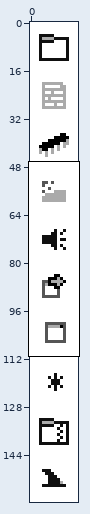
Sprite sheet -- assets/menu/icons/16mono.png. The first picture is a wide view before the edit; the outline marks the close-up.
Close-up. Before the edit:
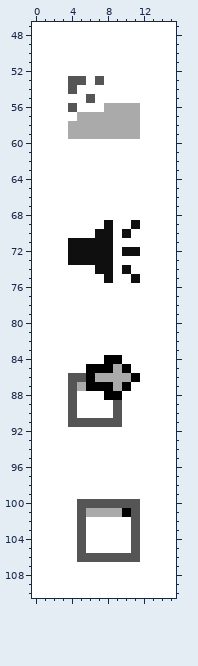
The file is 16x160 pixels. Shown: x 0..15, y 47..110.
After the commit:
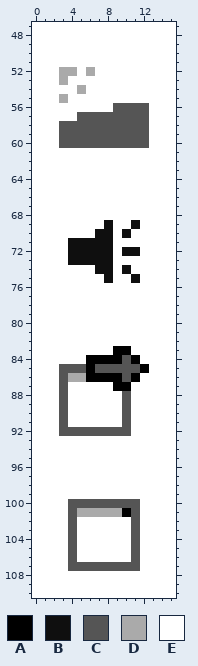
Palette (. is transparent): A #000000  B #0f0f0f  C #555555  D #aaaaaa  E #ffffff
The edit:
@@ x 0..15 @@
  51 EEEEEEEEEEEEEEEE
- 52 EEEEEEEEEEEEEEEE
- 53 EEEECCECEEEEEEEE
- 54 EEEECEEEEEEEEEEE
- 55 EEEEEECEEEEEEEEE
- 56 EEEECEEEDDDDEEEE
- 57 EEEEEDDDDDDDEEEE
- 58 EEEEDDDDDDDDEEEE
- 59 EEEEDDDDDDDDEEEE
- 60 EEEEEEEEEEEEEEEE
+ 52 EEEDDEDEEEEEEEEE
+ 53 EEEDEEEEEEEEEEEE
+ 54 EEEEEDEEEEEEEEEE
+ 55 EEEDEEEEEEEEEEEE
+ 56 EEEEEEEEECCCCEEE
+ 57 EEEEECCCCCCCCEEE
+ 58 EEECCCCCCCCCCEEE
+ 59 EEECCCCCCCCCCEEE
+ 60 EEECCCCCCCCCCEEE
  61 EEEEEEEEEEEEEEEE
@@ x 0..15 @@
  82 EEEEEEEEEEEEEEEE
- 83 EEEEEEEEEEEEEEEE
- 84 EEEEEEEEAAEEEEEE
- 85 EEEEEEAAADAEEEEE
- 86 EEEECCADDDDAEEEE
- 87 EEEECDAAADAEEEEE
- 88 EEEECEEEAAEEEEEE
- 89 EEEECEEEECEEEEEE
- 90 EEEECEEEECEEEEEE
- 91 EEEECCCCCCEEEEEE
- 92 EEEEEEEEEEEEEEEE
+ 83 EEEEEEEEEAAEEEEE
+ 84 EEEEEEAAAACAEEEE
+ 85 EEECCCACCCCCAEEE
+ 86 EEECDDAAAACAEEEE
+ 87 EEECEEEEEAAEEEEE
+ 88 EEECEEEEEECEEEEE
+ 89 EEECEEEEEECEEEEE
+ 90 EEECEEEEEECEEEEE
+ 91 EEECEEEEEECEEEEE
+ 92 EEECCCCCCCCEEEEE
  93 EEEEEEEEEEEEEEEE
@@ x 0..15 @@
  99 EEEEEEEEEEEEEEEE
-100 EEEEECCCCCCCEEEE
-101 EEEEECDDDDACEEEE
-102 EEEEECEEEEECEEEE
-103 EEEEECEEEEECEEEE
-104 EEEEECEEEEECEEEE
-105 EEEEECEEEEECEEEE
-106 EEEEECCCCCCCEEEE
-107 EEEEEEEEEEEEEEEE
+100 EEEECCCCCCCCEEEE
+101 EEEECDDDDDACEEEE
+102 EEEECEEEEEECEEEE
+103 EEEECEEEEEECEEEE
+104 EEEECEEEEEECEEEE
+105 EEEECEEEEEECEEEE
+106 EEEECEEEEEECEEEE
+107 EEEECCCCCCCCEEEE
 108 EEEEEEEEEEEEEEEE
Where, in picture pixels (left, top, right, bottom), the same in both close-ups:
changed: (59, 67, 149, 148)
changed: (59, 346, 149, 436)
changed: (68, 499, 140, 571)
